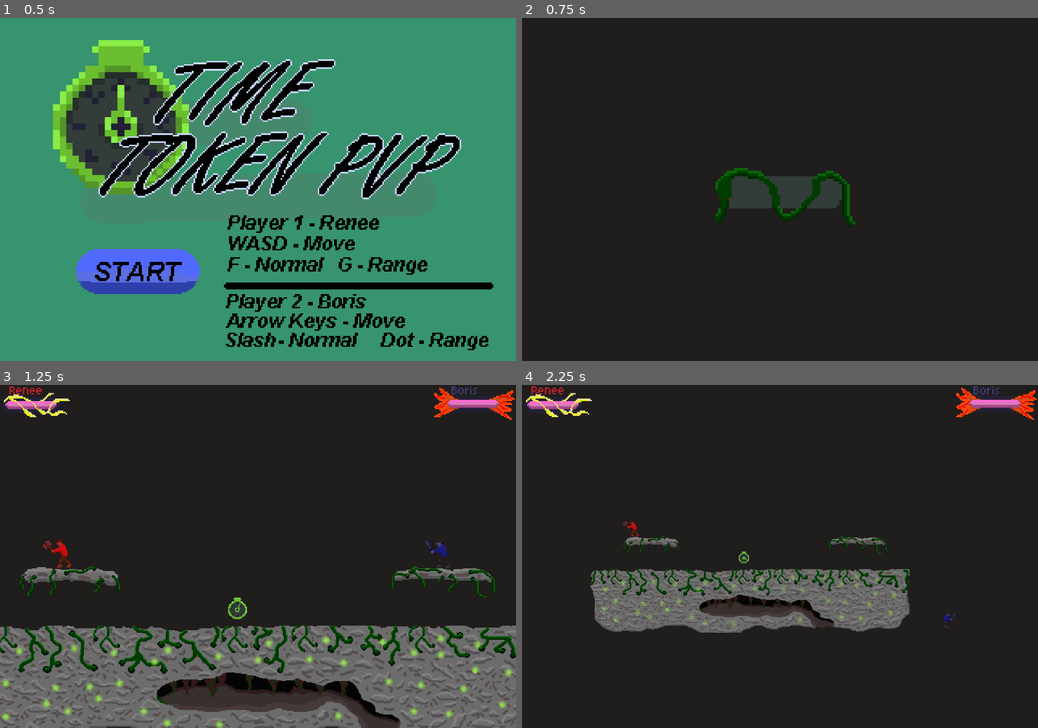
Above: before the commit, frames 1-4 (two rows, left to right).
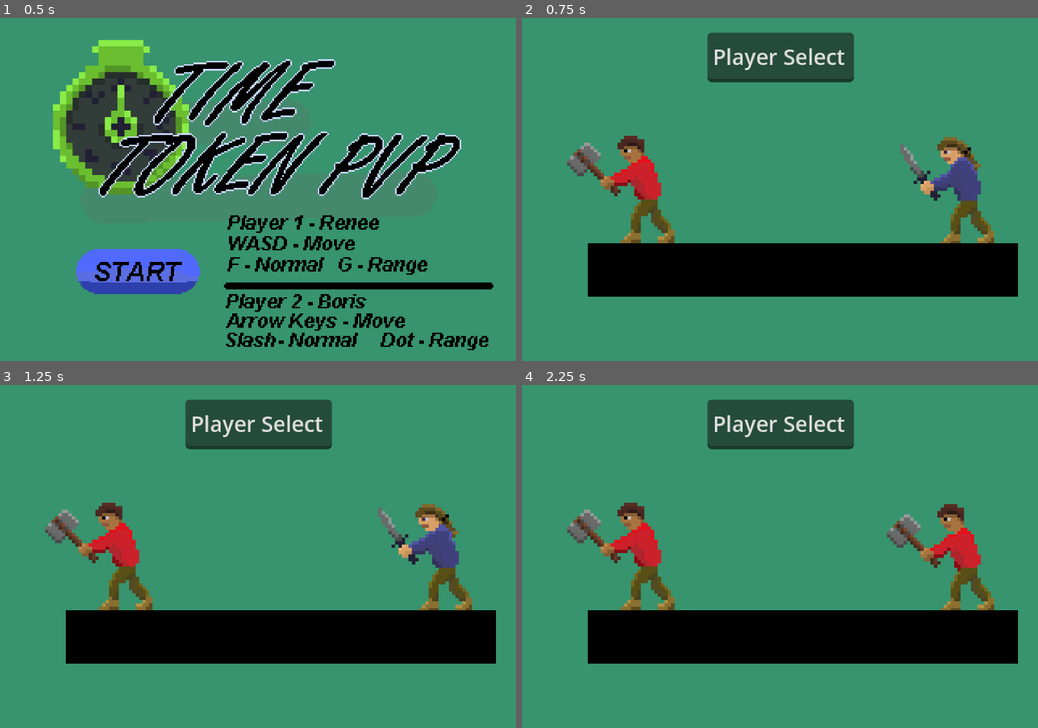
Above: after the commit, the same moments.

Repository: Justiniscoding/HavenHamilton
Game: Godot game, scene res://Scenes/menu.tscn
Same seed, same stepped clock (60 frames per second), same inputs: the game is played once before the commit and once after it. Sound files missing from this copy of the repository are replaced by a short silence.
Inputs (mouse positions are in pixels of both pictures, inside the frame that each line leads up to):
- Up to frame 1 (0.5 s): no input
- Up to frame 2 (0.75 s): click (661, 271) at 0.5 s
- Up to frame 3 (1.25 s): no input
- Up to frame 4 (2.25 s): tap Enter (Set1) at 1.25, 1.35 s; hold Right (right1) from 1.28 s (still down); tap A (left2) at 1.55, 2.1 s

Frame 1 is identical in both runs. In frame 2, 100% of the frame differs, in the area x 0-100%, y 0-100%; in frame 3, 100%; in frame 4, 100%.
Error before the commit: Cannot call method 'connect' on a null value. (res://Scripts/game.gd:12)
Error after the commit: Invalid assignment of property or key 'playerNumber' with value of type 'int' on a base object of type 'Nil'. (res://Scenes/player_select.gd:37)

Commit message:
New player Select Page(needs art). Loop now goes to player slect after death instead of start screen. still no damage colour flash/change thingy.

Diff:
--- a/Scenes/PlayerSelect.tscn
+++ b/Scenes/PlayerSelect.tscn
@@ -1,11 +1,714 @@
 [gd_scene format=3 uid="uid://cmy6cbvgailma"]
 
-[sub_resource type="WorldBoundaryShape2D" id="WorldBoundaryShape2D_4042a"]
-distance = -43.0
+[ext_resource type="Script" uid="uid://b2hbri0v6yxu3" path="res://Scenes/player_select.gd" id="1_5hknh"]
+[ext_resource type="Shader" uid="uid://p8227oh1i16q" path="res://Scenes/player.gdshader" id="1_thimi"]
+[ext_resource type="Texture2D" uid="uid://bx613aaaryoks" path="res://Art/Start Scene.png" id="2_4ph20"]
+[ext_resource type="Texture2D" uid="uid://decyh63nmkwou" path="res://Art/Player 1.png" id="2_5hknh"]
+[ext_resource type="Texture2D" uid="uid://qh0iy4ujoyt8" path="res://Art/Player 2.png" id="3_4ph20"]
+
+[sub_resource type="ShaderMaterial" id="ShaderMaterial_0rvsc"]
+shader = ExtResource("1_thimi")
+shader_parameter/enabled = false
+shader_parameter/time = 0.0
+
+[sub_resource type="AtlasTexture" id="AtlasTexture_ax3m3"]
+atlas = ExtResource("2_5hknh")
+region = Rect2(32, 96, 32, 32)
+
+[sub_resource type="AtlasTexture" id="AtlasTexture_3vlem"]
+atlas = ExtResource("2_5hknh")
+region = Rect2(64, 96, 32, 32)
+
+[sub_resource type="AtlasTexture" id="AtlasTexture_8eeqe"]
+atlas = ExtResource("2_5hknh")
+region = Rect2(96, 96, 32, 32)
+
+[sub_resource type="AtlasTexture" id="AtlasTexture_nmr2m"]
+atlas = ExtResource("2_5hknh")
+region = Rect2(0, 96, 32, 32)
+
+[sub_resource type="AtlasTexture" id="AtlasTexture_h4iuc"]
+atlas = ExtResource("3_4ph20")
+region = Rect2(32, 96, 32, 32)
+
+[sub_resource type="AtlasTexture" id="AtlasTexture_fd4e3"]
+atlas = ExtResource("3_4ph20")
+region = Rect2(64, 96, 32, 32)
+
+[sub_resource type="AtlasTexture" id="AtlasTexture_qqcod"]
+atlas = ExtResource("3_4ph20")
+region = Rect2(96, 96, 32, 32)
+
+[sub_resource type="AtlasTexture" id="AtlasTexture_cvnsp"]
+atlas = ExtResource("3_4ph20")
+region = Rect2(0, 96, 32, 32)
+
+[sub_resource type="AtlasTexture" id="AtlasTexture_5x828"]
+atlas = ExtResource("2_5hknh")
+region = Rect2(0, 32, 32, 32)
+
+[sub_resource type="AtlasTexture" id="AtlasTexture_c1k8q"]
+atlas = ExtResource("2_5hknh")
+region = Rect2(32, 32, 32, 32)
+
+[sub_resource type="AtlasTexture" id="AtlasTexture_igrcy"]
+atlas = ExtResource("3_4ph20")
+region = Rect2(0, 32, 32, 32)
+
+[sub_resource type="AtlasTexture" id="AtlasTexture_fs7ks"]
+atlas = ExtResource("3_4ph20")
+region = Rect2(32, 32, 32, 32)
+
+[sub_resource type="AtlasTexture" id="AtlasTexture_e6mvm"]
+atlas = ExtResource("2_5hknh")
+region = Rect2(0, 64, 32, 32)
+
+[sub_resource type="AtlasTexture" id="AtlasTexture_57lvd"]
+atlas = ExtResource("2_5hknh")
+region = Rect2(32, 64, 32, 32)
+
+[sub_resource type="AtlasTexture" id="AtlasTexture_ie7r7"]
+atlas = ExtResource("2_5hknh")
+region = Rect2(64, 64, 32, 32)
+
+[sub_resource type="AtlasTexture" id="AtlasTexture_vq3lt"]
+atlas = ExtResource("2_5hknh")
+region = Rect2(96, 64, 32, 32)
+
+[sub_resource type="AtlasTexture" id="AtlasTexture_olqyp"]
+atlas = ExtResource("3_4ph20")
+region = Rect2(64, 64, 32, 32)
+
+[sub_resource type="AtlasTexture" id="AtlasTexture_wpjfl"]
+atlas = ExtResource("3_4ph20")
+region = Rect2(32, 64, 32, 32)
+
+[sub_resource type="AtlasTexture" id="AtlasTexture_bi64h"]
+atlas = ExtResource("3_4ph20")
+region = Rect2(0, 64, 32, 32)
+
+[sub_resource type="AtlasTexture" id="AtlasTexture_l6n3p"]
+atlas = ExtResource("3_4ph20")
+region = Rect2(96, 64, 32, 32)
+
+[sub_resource type="AtlasTexture" id="AtlasTexture_pukcj"]
+atlas = ExtResource("2_5hknh")
+region = Rect2(0, 128, 32, 32)
+
+[sub_resource type="AtlasTexture" id="AtlasTexture_1htnp"]
+atlas = ExtResource("2_5hknh")
+region = Rect2(32, 128, 32, 32)
+
+[sub_resource type="AtlasTexture" id="AtlasTexture_m376e"]
+atlas = ExtResource("2_5hknh")
+region = Rect2(64, 128, 32, 32)
+
+[sub_resource type="AtlasTexture" id="AtlasTexture_6b312"]
+atlas = ExtResource("2_5hknh")
+region = Rect2(96, 128, 32, 32)
+
+[sub_resource type="AtlasTexture" id="AtlasTexture_2ijsl"]
+atlas = ExtResource("3_4ph20")
+region = Rect2(128, 128, 32, 32)
+
+[sub_resource type="AtlasTexture" id="AtlasTexture_p1odr"]
+atlas = ExtResource("3_4ph20")
+region = Rect2(96, 128, 32, 32)
+
+[sub_resource type="AtlasTexture" id="AtlasTexture_0gysh"]
+atlas = ExtResource("3_4ph20")
+region = Rect2(64, 128, 32, 32)
+
+[sub_resource type="AtlasTexture" id="AtlasTexture_vfarp"]
+atlas = ExtResource("3_4ph20")
+region = Rect2(32, 128, 32, 32)
+
+[sub_resource type="AtlasTexture" id="AtlasTexture_y6uwr"]
+atlas = ExtResource("3_4ph20")
+region = Rect2(0, 128, 32, 32)
+
+[sub_resource type="AtlasTexture" id="AtlasTexture_qavoy"]
+atlas = ExtResource("2_5hknh")
+region = Rect2(0, 160, 32, 32)
+
+[sub_resource type="AtlasTexture" id="AtlasTexture_w4w4b"]
+atlas = ExtResource("2_5hknh")
+region = Rect2(32, 160, 32, 32)
+
+[sub_resource type="AtlasTexture" id="AtlasTexture_h5cax"]
+atlas = ExtResource("2_5hknh")
+region = Rect2(64, 160, 32, 32)
+
+[sub_resource type="AtlasTexture" id="AtlasTexture_dj0x0"]
+atlas = ExtResource("2_5hknh")
+region = Rect2(96, 160, 32, 32)
+
+[sub_resource type="AtlasTexture" id="AtlasTexture_f1uaf"]
+atlas = ExtResource("2_5hknh")
+region = Rect2(128, 160, 32, 32)
+
+[sub_resource type="AtlasTexture" id="AtlasTexture_6hq81"]
+atlas = ExtResource("2_5hknh")
+region = Rect2(160, 160, 32, 32)
+
+[sub_resource type="AtlasTexture" id="AtlasTexture_83xs0"]
+atlas = ExtResource("3_4ph20")
+region = Rect2(0, 160, 32, 32)
+
+[sub_resource type="AtlasTexture" id="AtlasTexture_ypfnu"]
+atlas = ExtResource("3_4ph20")
+region = Rect2(32, 160, 32, 32)
+
+[sub_resource type="AtlasTexture" id="AtlasTexture_xuaoq"]
+atlas = ExtResource("3_4ph20")
+region = Rect2(64, 160, 32, 32)
+
+[sub_resource type="AtlasTexture" id="AtlasTexture_wohnl"]
+atlas = ExtResource("3_4ph20")
+region = Rect2(96, 160, 32, 32)
+
+[sub_resource type="AtlasTexture" id="AtlasTexture_36dho"]
+atlas = ExtResource("3_4ph20")
+region = Rect2(128, 160, 32, 32)
+
+[sub_resource type="AtlasTexture" id="AtlasTexture_yh6i2"]
+atlas = ExtResource("3_4ph20")
+region = Rect2(160, 160, 32, 32)
+
+[sub_resource type="AtlasTexture" id="AtlasTexture_f5f5t"]
+atlas = ExtResource("2_5hknh")
+region = Rect2(0, 0, 32, 32)
+
+[sub_resource type="AtlasTexture" id="AtlasTexture_qvbpb"]
+atlas = ExtResource("2_5hknh")
+region = Rect2(32, 0, 32, 32)
+
+[sub_resource type="AtlasTexture" id="AtlasTexture_sscpr"]
+atlas = ExtResource("2_5hknh")
+region = Rect2(64, 0, 32, 32)
+
+[sub_resource type="AtlasTexture" id="AtlasTexture_by7i4"]
+atlas = ExtResource("2_5hknh")
+region = Rect2(96, 0, 32, 32)
+
+[sub_resource type="AtlasTexture" id="AtlasTexture_3uvy8"]
+atlas = ExtResource("2_5hknh")
+region = Rect2(128, 0, 32, 32)
+
+[sub_resource type="AtlasTexture" id="AtlasTexture_ss172"]
+atlas = ExtResource("2_5hknh")
+region = Rect2(160, 0, 32, 32)
+
+[sub_resource type="AtlasTexture" id="AtlasTexture_jmelf"]
+atlas = ExtResource("2_5hknh")
+region = Rect2(192, 0, 32, 32)
+
+[sub_resource type="AtlasTexture" id="AtlasTexture_bjdqd"]
+atlas = ExtResource("2_5hknh")
+region = Rect2(224, 0, 32, 32)
+
+[sub_resource type="AtlasTexture" id="AtlasTexture_feq18"]
+atlas = ExtResource("2_5hknh")
+region = Rect2(256, 0, 32, 32)
+
+[sub_resource type="AtlasTexture" id="AtlasTexture_wcnj3"]
+atlas = ExtResource("2_5hknh")
+region = Rect2(288, 0, 32, 32)
+
+[sub_resource type="AtlasTexture" id="AtlasTexture_jsob3"]
+atlas = ExtResource("2_5hknh")
+region = Rect2(320, 0, 32, 32)
+
+[sub_resource type="AtlasTexture" id="AtlasTexture_pg0gw"]
+atlas = ExtResource("2_5hknh")
+region = Rect2(352, 0, 32, 32)
+
+[sub_resource type="AtlasTexture" id="AtlasTexture_6t5aa"]
+atlas = ExtResource("3_4ph20")
+region = Rect2(0, 0, 32, 32)
+
+[sub_resource type="AtlasTexture" id="AtlasTexture_vgqql"]
+atlas = ExtResource("3_4ph20")
+region = Rect2(32, 0, 32, 32)
+
+[sub_resource type="AtlasTexture" id="AtlasTexture_fkybt"]
+atlas = ExtResource("3_4ph20")
+region = Rect2(64, 0, 32, 32)
+
+[sub_resource type="AtlasTexture" id="AtlasTexture_x3wgy"]
+atlas = ExtResource("3_4ph20")
+region = Rect2(96, 0, 32, 32)
+
+[sub_resource type="AtlasTexture" id="AtlasTexture_3smsa"]
+atlas = ExtResource("3_4ph20")
+region = Rect2(128, 0, 32, 32)
+
+[sub_resource type="AtlasTexture" id="AtlasTexture_8erm5"]
+atlas = ExtResource("3_4ph20")
+region = Rect2(160, 0, 32, 32)
+
+[sub_resource type="AtlasTexture" id="AtlasTexture_f1ek2"]
+atlas = ExtResource("3_4ph20")
+region = Rect2(192, 0, 32, 32)
+
+[sub_resource type="AtlasTexture" id="AtlasTexture_tx1dd"]
+atlas = ExtResource("3_4ph20")
+region = Rect2(224, 0, 32, 32)
+
+[sub_resource type="AtlasTexture" id="AtlasTexture_gymyn"]
+atlas = ExtResource("3_4ph20")
+region = Rect2(256, 0, 32, 32)
+
+[sub_resource type="AtlasTexture" id="AtlasTexture_pu2lt"]
+atlas = ExtResource("3_4ph20")
+region = Rect2(288, 0, 32, 32)
+
+[sub_resource type="AtlasTexture" id="AtlasTexture_ukyrk"]
+atlas = ExtResource("3_4ph20")
+region = Rect2(320, 0, 32, 32)
+
+[sub_resource type="AtlasTexture" id="AtlasTexture_7dp3o"]
+atlas = ExtResource("3_4ph20")
+region = Rect2(352, 0, 32, 32)
+
+[sub_resource type="AtlasTexture" id="AtlasTexture_lisdf"]
+atlas = ExtResource("2_5hknh")
+region = Rect2(0, 192, 32, 32)
+
+[sub_resource type="AtlasTexture" id="AtlasTexture_n1x1j"]
+atlas = ExtResource("2_5hknh")
+region = Rect2(32, 192, 32, 32)
+
+[sub_resource type="AtlasTexture" id="AtlasTexture_c8b32"]
+atlas = ExtResource("2_5hknh")
+region = Rect2(64, 192, 32, 32)
+
+[sub_resource type="AtlasTexture" id="AtlasTexture_nj1g2"]
+atlas = ExtResource("2_5hknh")
+region = Rect2(96, 192, 32, 32)
+
+[sub_resource type="AtlasTexture" id="AtlasTexture_usbl8"]
+atlas = ExtResource("2_5hknh")
+region = Rect2(128, 192, 32, 32)
+
+[sub_resource type="AtlasTexture" id="AtlasTexture_dtg1u"]
+atlas = ExtResource("2_5hknh")
+region = Rect2(160, 192, 32, 32)
+
+[sub_resource type="AtlasTexture" id="AtlasTexture_nuaet"]
+atlas = ExtResource("2_5hknh")
+region = Rect2(192, 192, 32, 32)
+
+[sub_resource type="AtlasTexture" id="AtlasTexture_bqbau"]
+atlas = ExtResource("2_5hknh")
+region = Rect2(224, 192, 32, 32)
+
+[sub_resource type="AtlasTexture" id="AtlasTexture_nv4vc"]
+atlas = ExtResource("3_4ph20")
+region = Rect2(0, 192, 32, 32)
+
+[sub_resource type="AtlasTexture" id="AtlasTexture_8gxox"]
+atlas = ExtResource("3_4ph20")
+region = Rect2(32, 192, 32, 32)
+
+[sub_resource type="AtlasTexture" id="AtlasTexture_11gg7"]
+atlas = ExtResource("3_4ph20")
+region = Rect2(64, 192, 32, 32)
+
+[sub_resource type="AtlasTexture" id="AtlasTexture_qpa8y"]
+atlas = ExtResource("3_4ph20")
+region = Rect2(96, 192, 32, 32)
+
+[sub_resource type="AtlasTexture" id="AtlasTexture_sbwqj"]
+atlas = ExtResource("3_4ph20")
+region = Rect2(128, 192, 32, 32)
+
+[sub_resource type="AtlasTexture" id="AtlasTexture_xwi16"]
+atlas = ExtResource("3_4ph20")
+region = Rect2(160, 192, 32, 32)
+
+[sub_resource type="AtlasTexture" id="AtlasTexture_sweqm"]
+atlas = ExtResource("3_4ph20")
+region = Rect2(192, 192, 32, 32)
+
+[sub_resource type="AtlasTexture" id="AtlasTexture_ph33w"]
+atlas = ExtResource("3_4ph20")
+region = Rect2(224, 192, 32, 32)
+
+[sub_resource type="AtlasTexture" id="AtlasTexture_7ldla"]
+atlas = ExtResource("3_4ph20")
+region = Rect2(256, 192, 32, 32)
+
+[sub_resource type="AtlasTexture" id="AtlasTexture_r7t2e"]
+atlas = ExtResource("3_4ph20")
+region = Rect2(288, 192, 32, 32)
+
+[sub_resource type="SpriteFrames" id="SpriteFrames_ygdr5"]
+animations = [{
+"frames": [{
+"duration": 1.0,
+"texture": SubResource("AtlasTexture_ax3m3")
+}, {
+"duration": 1.0,
+"texture": SubResource("AtlasTexture_3vlem")
+}, {
+"duration": 1.0,
+"texture": SubResource("AtlasTexture_8eeqe")
+}, {
+"duration": 1.0,
+"texture": SubResource("AtlasTexture_nmr2m")
+}],
+"loop": 0,
+"name": &"double_jump1",
+"speed": 15.0
+}, {
+"frames": [{
+"duration": 1.0,
+"texture": SubResource("AtlasTexture_h4iuc")
+}, {
+"duration": 1.0,
+"texture": SubResource("AtlasTexture_fd4e3")
+}, {
+"duration": 1.0,
+"texture": SubResource("AtlasTexture_qqcod")
+}, {
+"duration": 1.0,
+"texture": SubResource("AtlasTexture_cvnsp")
+}],
+"loop": 0,
+"name": &"double_jump2",
+"speed": 15.0
+}, {
+"frames": [{
+"duration": 1.0,
+"texture": SubResource("AtlasTexture_5x828")
+}, {
+"duration": 1.0,
+"texture": SubResource("AtlasTexture_c1k8q")
+}],
+"loop": 1,
+"name": &"idle1",
+"speed": 3.0
+}, {
+"frames": [{
+"duration": 1.0,
+"texture": SubResource("AtlasTexture_igrcy")
+}, {
+"duration": 1.0,
+"texture": SubResource("AtlasTexture_fs7ks")
+}],
+"loop": 1,
+"name": &"idle2",
+"speed": 4.0
+}, {
+"frames": [{
+"duration": 1.0,
+"texture": SubResource("AtlasTexture_e6mvm")
+}, {
+"duration": 1.0,
+"texture": SubResource("AtlasTexture_57lvd")
+}, {
+"duration": 1.0,
+"texture": SubResource("AtlasTexture_ie7r7")
+}, {
+"duration": 1.0,
+"texture": SubResource("AtlasTexture_vq3lt")
+}],
+"loop": 0,
+"name": &"jump1",
+"speed": 5.0
+}, {
+"frames": [{
+"duration": 1.0,
+"texture": SubResource("AtlasTexture_olqyp")
+}, {
+"duration": 1.0,
+"texture": SubResource("AtlasTexture_wpjfl")
+}, {
+"duration": 1.0,
+"texture": SubResource("AtlasTexture_bi64h")
+}, {
+"duration": 1.0,
+"texture": SubResource("AtlasTexture_l6n3p")
+}],
+"loop": 0,
+"name": &"jump2",
+"speed": 5.0
+}, {
+"frames": [{
+"duration": 1.0,
+"texture": SubResource("AtlasTexture_pukcj")
+}, {
+"duration": 1.0,
+"texture": SubResource("AtlasTexture_1htnp")
+}, {
+"duration": 1.0,
+"texture": SubResource("AtlasTexture_m376e")
+}, {
+"duration": 1.0,
+"texture": SubResource("AtlasTexture_6b312")
+}],
+"loop": 0,
+"name": &"land1",
+"speed": 5.0
+}, {
+"frames": [{
+"duration": 1.0,
+"texture": SubResource("AtlasTexture_2ijsl")
+}, {
+"duration": 1.0,
+"texture": SubResource("AtlasTexture_p1odr")
+}, {
+"duration": 1.0,
+"texture": SubResource("AtlasTexture_0gysh")
+}, {
+"duration": 1.0,
+"texture": SubResource("AtlasTexture_vfarp")
+}, {
+"duration": 1.0,
+"texture": SubResource("AtlasTexture_y6uwr")
+}],
+"loop": 0,
+"name": &"land2",
+"speed": 5.0
+}, {
+"frames": [{
+"duration": 0.25,
+"texture": SubResource("AtlasTexture_qavoy")
+}, {
+"duration": 0.25,
+"texture": SubResource("AtlasTexture_w4w4b")
+}, {
+"duration": 1.0,
+"texture": SubResource("AtlasTexture_h5cax")
+}, {
+"duration": 1.0,
+"texture": SubResource("AtlasTexture_dj0x0")
+}, {
+"duration": 0.5,
+"texture": SubResource("AtlasTexture_f1uaf")
+}, {
+"duration": 0.5,
+"texture": SubResource("AtlasTexture_6hq81")
+}],
+"loop": 0,
+"name": &"range1",
+"speed": 10.0
+}, {
+"frames": [{
+"duration": 0.5,
+"texture": SubResource("AtlasTexture_83xs0")
+}, {
+"duration": 0.5,
+"texture": SubResource("AtlasTexture_ypfnu")
+}, {
+"duration": 1.0,
+"texture": SubResource("AtlasTexture_xuaoq")
+}, {
+"duration": 1.0,
+"texture": SubResource("AtlasTexture_wohnl")
+}, {
+"duration": 1.0,
+"texture": SubResource("AtlasTexture_36dho")
+}, {
+"duration": 3.0,
+"texture": SubResource("AtlasTexture_yh6i2")
+}],
+"loop": 0,
+"name": &"range2",
+"speed": 5.0
+}, {
+"frames": [{
+"duration": 1.0,
+"texture": SubResource("AtlasTexture_f5f5t")
+}, {
+"duration": 1.0,
+"texture": SubResource("AtlasTexture_qvbpb")
+}, {
+"duration": 1.0,
+"texture": SubResource("AtlasTexture_sscpr")
+}, {
+"duration": 1.0,
+"texture": SubResource("AtlasTexture_by7i4")
+}, {
+"duration": 1.0,
+"texture": SubResource("AtlasTexture_3uvy8")
+}, {
+"duration": 1.0,
+"texture": SubResource("AtlasTexture_ss172")
+}, {
+"duration": 1.0,
+"texture": SubResource("AtlasTexture_jmelf")
+}, {
+"duration": 1.0,
+"texture": SubResource("AtlasTexture_bjdqd")
+}, {
+"duration": 1.0,
+"texture": SubResource("AtlasTexture_feq18")
+}, {
+"duration": 1.0,
+"texture": SubResource("AtlasTexture_wcnj3")
+}, {
+"duration": 1.0,
+"texture": SubResource("AtlasTexture_jsob3")
+}, {
+"duration": 1.0,
+"texture": SubResource("AtlasTexture_pg0gw")
+}],
+"loop": 1,
+"name": &"run1",
+"speed": 9.0
+}, {
+"frames": [{
+"duration": 1.0,
+"texture": SubResource("AtlasTexture_6t5aa")
+}, {
+"duration": 1.0,
+"texture": SubResource("AtlasTexture_vgqql")
+}, {
+"duration": 1.0,
+"texture": SubResource("AtlasTexture_fkybt")
+}, {
+"duration": 1.0,
+"texture": SubResource("AtlasTexture_x3wgy")
+}, {
+"duration": 1.0,
+"texture": SubResource("AtlasTexture_3smsa")
+}, {
+"duration": 1.0,
+"texture": SubResource("AtlasTexture_8erm5")
+}, {
+"duration": 1.0,
+"texture": SubResource("AtlasTexture_f1ek2")
+}, {
+"duration": 1.0,
+"texture": SubResource("AtlasTexture_tx1dd")
+}, {
+"duration": 1.0,
+"texture": SubResource("AtlasTexture_gymyn")
+}, {
+"duration": 1.0,
+"texture": SubResource("AtlasTexture_pu2lt")
+}, {
+"duration": 1.0,
+"texture": SubResource("AtlasTexture_ukyrk")
+}, {
+"duration": 1.0,
+"texture": SubResource("AtlasTexture_7dp3o")
+}],
+"loop": 1,
+"name": &"run2",
+"speed": 9.0
+}, {
+"frames": [{
+"duration": 0.5,
+"texture": SubResource("AtlasTexture_lisdf")
+}, {
+"duration": 0.5,
+"texture": SubResource("AtlasTexture_n1x1j")
+}, {
+"duration": 0.5,
+"texture": SubResource("AtlasTexture_c8b32")
+}, {
+"duration": 1.0,
+"texture": SubResource("AtlasTexture_nj1g2")
+}, {
+"duration": 1.0,
+"texture": SubResource("AtlasTexture_usbl8")
+}, {
+"duration": 1.0,
+"texture": SubResource("AtlasTexture_dtg1u")
+}, {
+"duration": 1.0,
+"texture": SubResource("AtlasTexture_nuaet")
+}, {
+"duration": 1.0,
+"texture": SubResource("AtlasTexture_bqbau")
+}],
+"loop": 0,
+"name": &"short1",
+"speed": 12.0
+}, {
+"frames": [{
+"duration": 0.25,
+"texture": SubResource("AtlasTexture_nv4vc")
+}, {
+"duration": 0.25,
+"texture": SubResource("AtlasTexture_8gxox")
+}, {
+"duration": 0.25,
+"texture": SubResource("AtlasTexture_11gg7")
+}, {
+"duration": 0.25,
+"texture": SubResource("AtlasTexture_qpa8y")
+}, {
+"duration": 1.0,
+"texture": SubResource("AtlasTexture_sbwqj")
+}, {
+"duration": 1.0,
+"texture": SubResource("AtlasTexture_xwi16")
+}, {
+"duration": 1.0,
+"texture": SubResource("AtlasTexture_sweqm")
+}, {
+"duration": 0.5,
+"texture": SubResource("AtlasTexture_ph33w")
+}, {
+"duration": 0.5,
+"texture": SubResource("AtlasTexture_7ldla")
+}, {
+"duration": 0.5,
+"texture": SubResource("AtlasTexture_r7t2e")
+}],
+"loop": 0,
+"name": &"short2",
+"speed": 12.0
+}]
 
 [node name="Node2D" type="Node2D" unique_id=1929126962]
-
-[node name="CollisionShape2D" type="CollisionShape2D" parent="." unique_id=512309600]
-shape = SubResource("WorldBoundaryShape2D_4042a")
+script = ExtResource("1_5hknh")
+
+[node name="StartScene" type="Sprite2D" parent="." unique_id=837160711]
+position = Vector2(-503.99997, 354)
+scale = Vector2(4.5, 4.3560266)
+texture = ExtResource("2_4ph20")
+
+[node name="CharacterBody2D" type="CharacterBody2D" parent="." unique_id=577959830]
+
+[node name="AnimatedSprite2D" type="AnimatedSprite2D" parent="CharacterBody2D" unique_id=1001506189]
+material = SubResource("ShaderMaterial_0rvsc")
+position = Vector2(-101, 1.9073486e-06)
+scale = Vector2(2.5, 2.5)
+sprite_frames = SubResource("SpriteFrames_ygdr5")
+animation = &"idle1"
+autoplay = "idle1"
+frame_progress = 0.64204586
+offset = Vector2(-7, 0)
 
 [node name="Camera2D" type="Camera2D" parent="." unique_id=1053819718]
+
+[node name="CharacterBody2D2" type="CharacterBody2D" parent="." unique_id=1868089297]
+
+[node name="AnimatedSprite2D" type="AnimatedSprite2D" parent="CharacterBody2D2" unique_id=140703303]
+material = SubResource("ShaderMaterial_0rvsc")
+position = Vector2(137, 1.0000019)
+scale = Vector2(2.5, 2.5)
+sprite_frames = SubResource("SpriteFrames_ygdr5")
+animation = &"idle1"
+autoplay = "idle1"
+frame_progress = 0.66508317
+offset = Vector2(-7, 0)
+
+[node name="ColorRect" type="ColorRect" parent="." unique_id=908152987]
+offset_left = -143.0
+offset_top = 40.0
+offset_right = 177.0
+offset_bottom = 80.0
+color = Color(0, 0, 0, 1)
+
+[node name="TextEdit" type="TextEdit" parent="." unique_id=726505319]
+offset_left = -54.0
+offset_top = -117.0
+offset_right = 55.0
+offset_bottom = -80.0
+text = "Player Select"
--- a/Scenes/game.tscn
+++ b/Scenes/game.tscn
@@ -126,7 +126,6 @@
 
 [node name="Player2" parent="." unique_id=1520999625 instance=ExtResource("1_ebmjs")]
 position = Vector2(-191, -21)
-playerNumber = 2
 
 [node name="Camera2D" type="Camera2D" parent="." unique_id=1575957073 node_paths=PackedStringArray("player1", "player2")]
 position = Vector2(56, -7)
--- /dev/null
+++ b/Scenes/player_select.gd
@@ -0,0 +1,40 @@
+extends Node2D
+
+var playerNum = 1
+var player2Num = 2
+var otherPlayerNum
+var otherPlayer2Num
+# Called when the node enters the scene tree for the first time.
+func _ready() -> void:
+	pass # Replace with function body.
+
+
+# Called every frame. 'delta' is the elapsed time since the previous frame.
+func _process(delta: float) -> void:
+	if Input.is_action_just_pressed("left1"):
+		playerNum -= 1
+	if Input.is_action_just_pressed("right1"):
+		playerNum += 1
+	if Input.is_action_just_pressed("left2"):
+		player2Num -= 1
+	if Input.is_action_just_pressed("right2"):
+		player2Num += 1
+
+	if(abs(playerNum) % 2 == 0):
+		otherPlayerNum = 2
+	else:
+		otherPlayerNum = 1
+
+	if(abs(player2Num) % 2 == 0):
+		otherPlayer2Num = 2
+	else:
+		otherPlayer2Num = 1
+
+	$CharacterBody2D/AnimatedSprite2D.play("idle" + str(otherPlayer2Num))
+	$CharacterBody2D2/AnimatedSprite2D.play("idle" + str(otherPlayerNum))
+
+	if Input.is_action_just_pressed("Set1"):
+		Global.playerNumber = otherPlayerNum
+		Global.player2Number = otherPlayer2Num
+		get_tree().change_scene_to_file("res://Scenes/Countdown.tscn")
+	pass
--- a/Scripts/global.gd
+++ b/Scripts/global.gd
@@ -5,6 +5,9 @@
 var p1hp = 100
 var p2hp = 100
 
+var playerNumber
+var player2Number
+
 func remove_hp(playerNum: int, amount: int) -> void:
 	if playerNum == 1:
 		p1hp -= amount
--- a/Scripts/menu.gd
+++ b/Scripts/menu.gd
@@ -11,12 +11,12 @@
 	if Input.is_action_just_pressed("Set1"):
 		print("enter")
 		$AudioStreamPlayer2D.stop()
-		get_tree().change_scene_to_file("res://Scenes/Countdown.tscn")
+		get_tree().change_scene_to_file("res://Scenes/PlayerSelect.tscn")
 	pass
 
 
 func _on_button_button_down() -> void:
 	print("enter")
 	$AudioStreamPlayer2D.stop()
-	get_tree().change_scene_to_file("res://Scenes/Countdown.tscn")
+	get_tree().change_scene_to_file("res://Scenes/PlayerSelect.tscn")
 	pass # Replace with function body.
--- a/Scripts/player.gd
+++ b/Scripts/player.gd
@@ -1,6 +1,6 @@
 extends CharacterBody2D
 
-@export var playerNumber: int = 1
+var playerNumber: int = 1
 
 var hammersmash = load("res://Sound Effects/hammersmash.mp3")
 var swordswipe  = load("res://Sound Effects/swordswipe.mp3")
@@ -89,20 +89,27 @@
 
 
 func _ready() -> void:
-	pnum = str(playerNumber)
-
-	# fixes shader param issue
-	$AnimatedSprite2D.material = $AnimatedSprite2D.material.duplicate()
-
-	$AnimatedSprite2D.play("idle" + pnum)
-
-
 	if(name == "Player") :
 		inputNum = str(1)
 		inNum = 1
+		print(Global.playerNumber)
+		playerNumber = Global.playerNumber
 	else:
 		inputNum = str(2)
 		inNum = 2
+		playerNumber = Global.player2Number
+
+	pnum = str(playerNumber)
+
+
+	# fixes shader param issue
+	$AnimatedSprite2D.material = $AnimatedSprite2D.material.duplicate()
+
+	$AnimatedSprite2D.play("idle" + pnum)
+
+
+
+
 
 func getCollider():
 	if $Weapon.has_overlapping_bodies():
--- a/Scripts/win.gd
+++ b/Scripts/win.gd
@@ -7,6 +7,6 @@
 			tween.tween_property($Sprite2D, "position:x", 0.0, 2.0)
 			tween.play()
 			await get_tree().create_timer(6).timeout
-		get_tree().change_scene_to_file("res://Scenes/menu.tscn")
+		get_tree().change_scene_to_file("res://Scenes/PlayerSelect.tscn")
 		Global.p1hp = 100
 		Global.p2hp = 100)
Not shown: 1 places in Scenes/BorrisWins.tscn that only renumber resources
